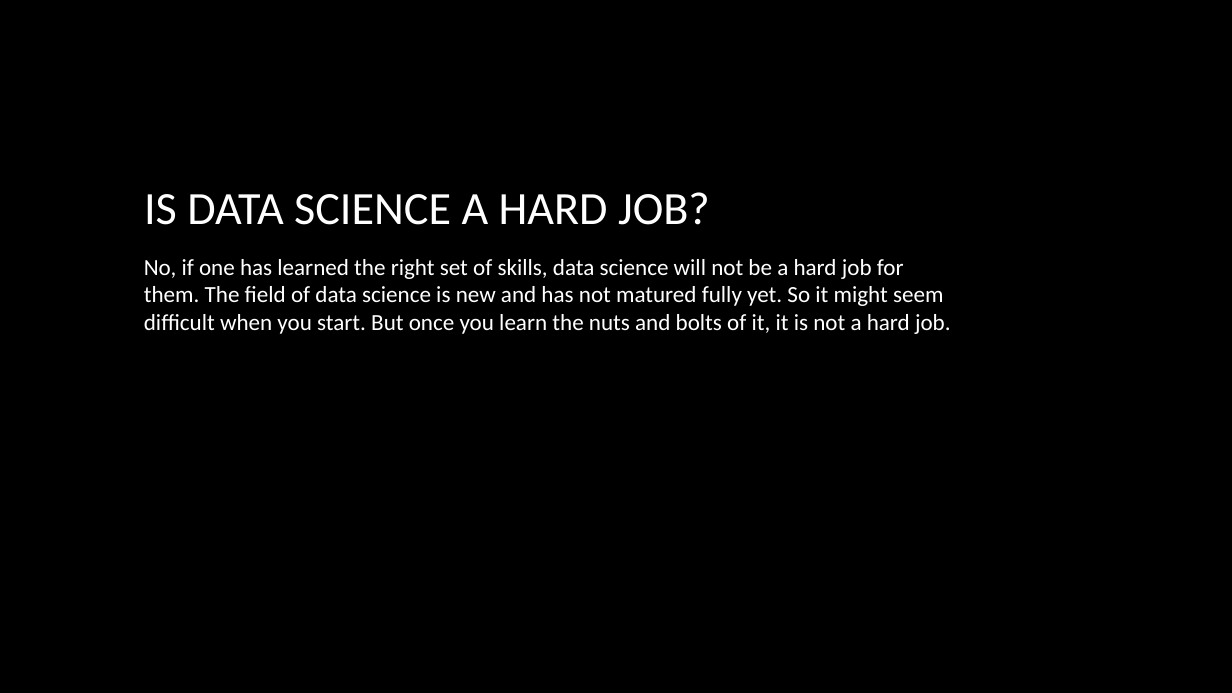
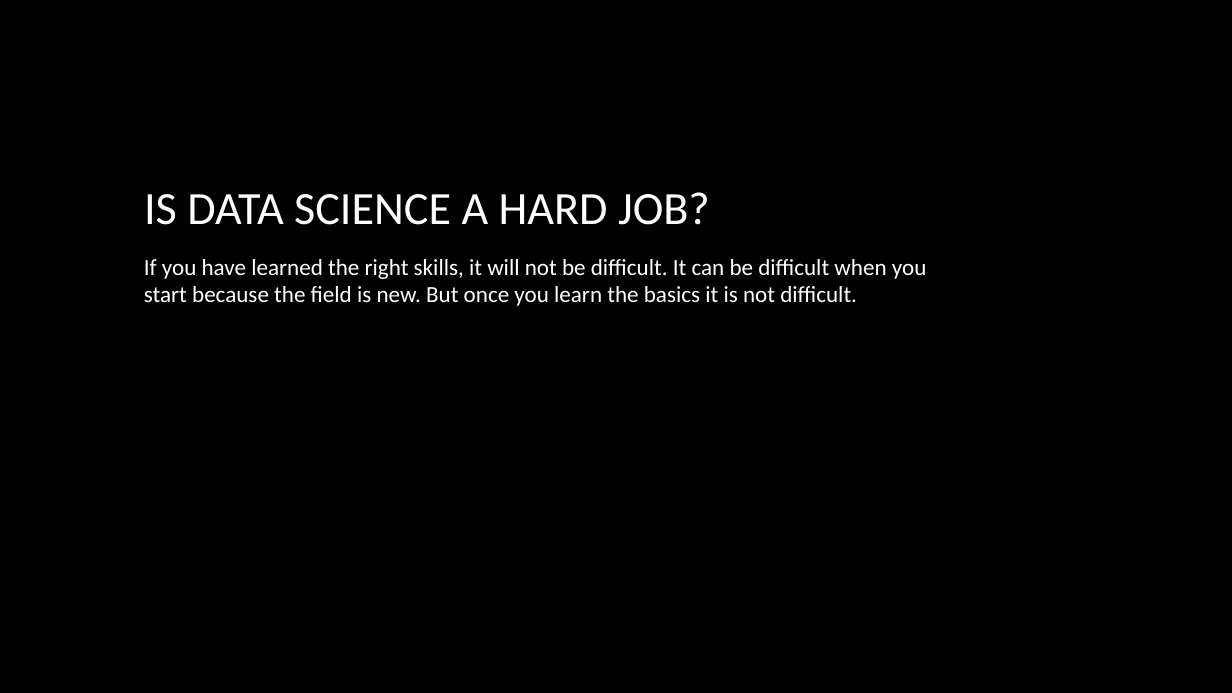
Before and after one commit to dalikey/portfolio-data-science, a slide deck: slide 7 of What is Data Science.pptx (slide 8 before the commit). Drawn at 1232x693 pixels with LibreOffice and Linux fonts; fonts in the diff are those of the drawing; background and template pictures are left out. Boxes give left, top, right and bottom in pixels: in the first picture for what was removed or moved away, otherwise in the second. Text is boxed around its words. In the diff, an @@ line names an element or a change of style, - is before the commit and + after.

```diff
--- a/What is Data Science.pptx
+++ b/What is Data Science.pptx
@@ text at bbox=[144, 259, 926, 306]: text changed @@
-No, if one has learned the right set of skills, data science will not be a hard job for them. The field of data science is new and has not matured fully yet. So it might seem difficult when you start. But once you learn the nuts and bolts of it, it is not a hard job.
+If you have learned the right skills, it will not be difficult. It can be difficult when you start because the field is new. But once you learn the basics it is not difficult.
```
Also in this commit, not shown: 5 other slides changed, 1 slide removed, 1 other file.
